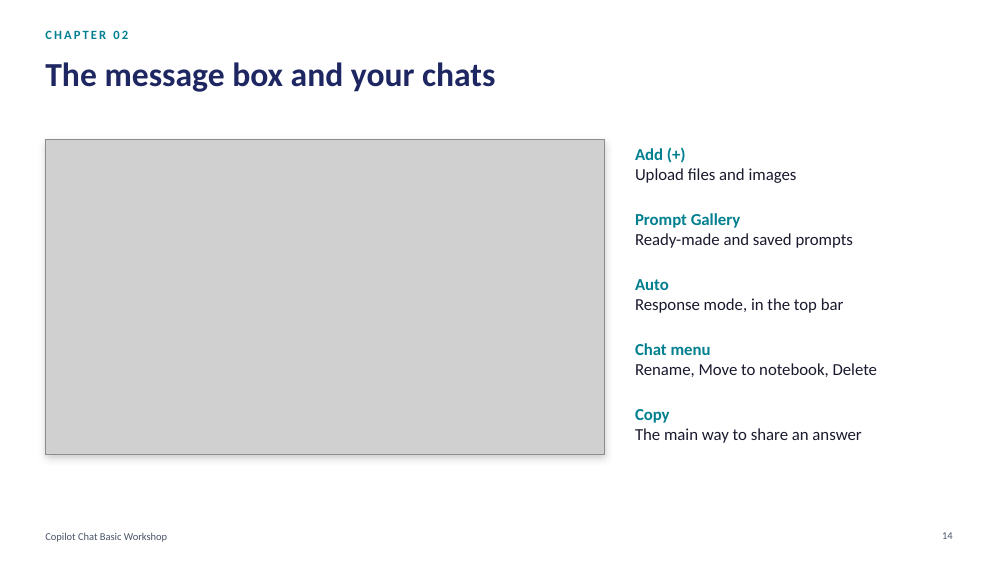
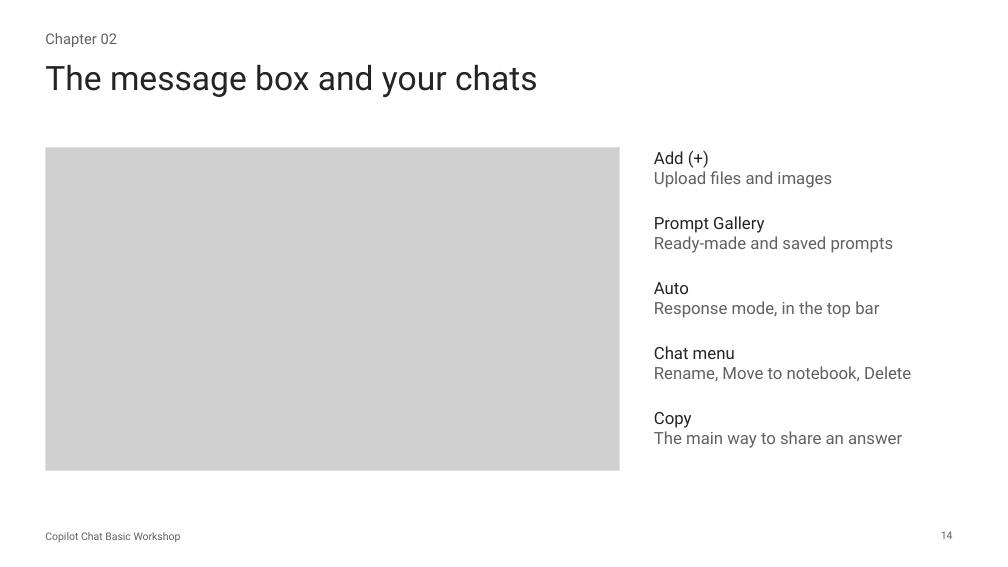
Before and after one commit to Asraf-JS/Copilot-Chat-Basic-Workshop, a slide deck: slide 14 of Copilot-Chat-Basic-Workshop-Deck.pptx. Drawn at 1008x567 pixels with LibreOffice and Linux fonts; fonts in the diff are those of the drawing; grey boxes stand for pictures. Boxes give left, top, right and bottom in pixels: in the first picture for what was removed or moved away, otherwise in the second. Text is boxed around its words. In the diff, an @@ line names an element or a change of style, - is before the commit and + after.

```diff
--- a/Copilot-Chat-Basic-Workshop-Deck.pptx
+++ b/Copilot-Chat-Basic-Workshop-Deck.pptx
@@ text at <box>45,33,118,47</box>: text changed; size 12 to 14 pt; font Calibri to Roboto; text colour #028090 to #616161; bold off @@
-CHAPTER 02
+Chapter 02
@@ title "The message box and your ..." at <box>45,64,538,97</box>: font Calibri to Roboto, text colour #1E2761 to #242424, bold off @@
@@ picture: place and size @@
-picture at <box>45,140,605,454</box>
+picture at <box>45,147,620,471</box>
@@ rectangle: place and size @@
-rectangle at <box>45,140,605,454</box>
+rectangle at <box>45,147,620,471</box>
@@ rectangle at <box>45,147,620,471</box>: fill #FFFFFF to none; outline #F1F4F7 1 pt to #E0E0E0 1 pt; shadow off @@
@@ text "Add (+)": place and size @@
-text "Add (+)" at <box>635,148,797,183</box>
+text "Add (+)" at <box>654,151,832,188</box>
@@ text "Add (+)" at <box>654,151,832,188</box>: font Calibri to Roboto; text colour #028090 to #242424, bold off in "Add (+)"; text colour #1A1A2E to #616161 in "Upload files and images" @@
@@ text "Prompt Gallery": place and size @@
-text "Prompt Gallery" at <box>635,213,853,248</box>
+text "Prompt Gallery" at <box>654,216,894,253</box>
@@ text "Prompt Gallery" at <box>654,216,894,253</box>: font Calibri to Roboto; text colour #028090 to #242424, bold off in "Prompt Gallery"; text colour #1A1A2E to #616161 in "Ready-made and saved prompts" @@
@@ text "Auto": place and size @@
-text "Auto" at <box>635,279,844,313</box>
+text "Auto" at <box>654,282,879,318</box>
@@ text "Auto" at <box>654,282,879,318</box>: font Calibri to Roboto; text colour #028090 to #242424, bold off in "Auto"; text colour #1A1A2E to #616161 in "Response mode, in the top bar" @@
@@ text "Chat menu": place and size @@
-text "Chat menu" at <box>635,343,877,377</box>
+text "Chat menu" at <box>654,346,911,381</box>
@@ text "Chat menu" at <box>654,346,911,381</box>: font Calibri to Roboto; text colour #028090 to #242424, bold off in "Chat menu"; text colour #1A1A2E to #616161 in "Rename, Move to notebook, Delete" @@
@@ text "Copy": place and size @@
-text "Copy" at <box>635,409,861,443</box>
+text "Copy" at <box>654,412,902,448</box>
@@ text "Copy" at <box>654,412,902,448</box>: font Calibri to Roboto; text colour #028090 to #242424, bold off in "Copy"; text colour #1A1A2E to #616161 in "The main way to share an answer" @@
@@ text "Copilot Chat Basic Workshop" at <box>45,532,181,542</box>: font Calibri to Roboto, text colour #4A5568 to #616161 @@
@@ page number at <box>941,531,953,539</box>: font Calibri to Roboto, text colour #4A5568 to #616161 @@
```
Also in this commit, not shown: 49 other slides changed, 2 other files.
